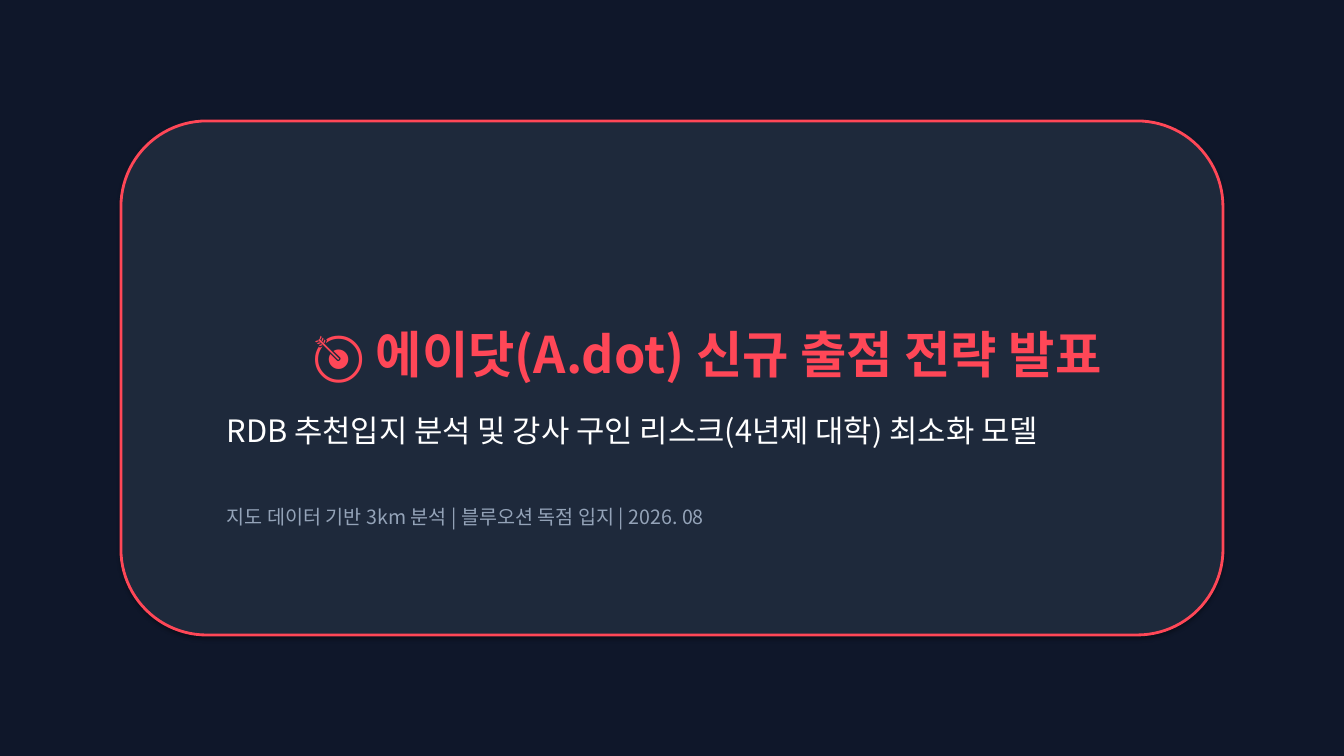
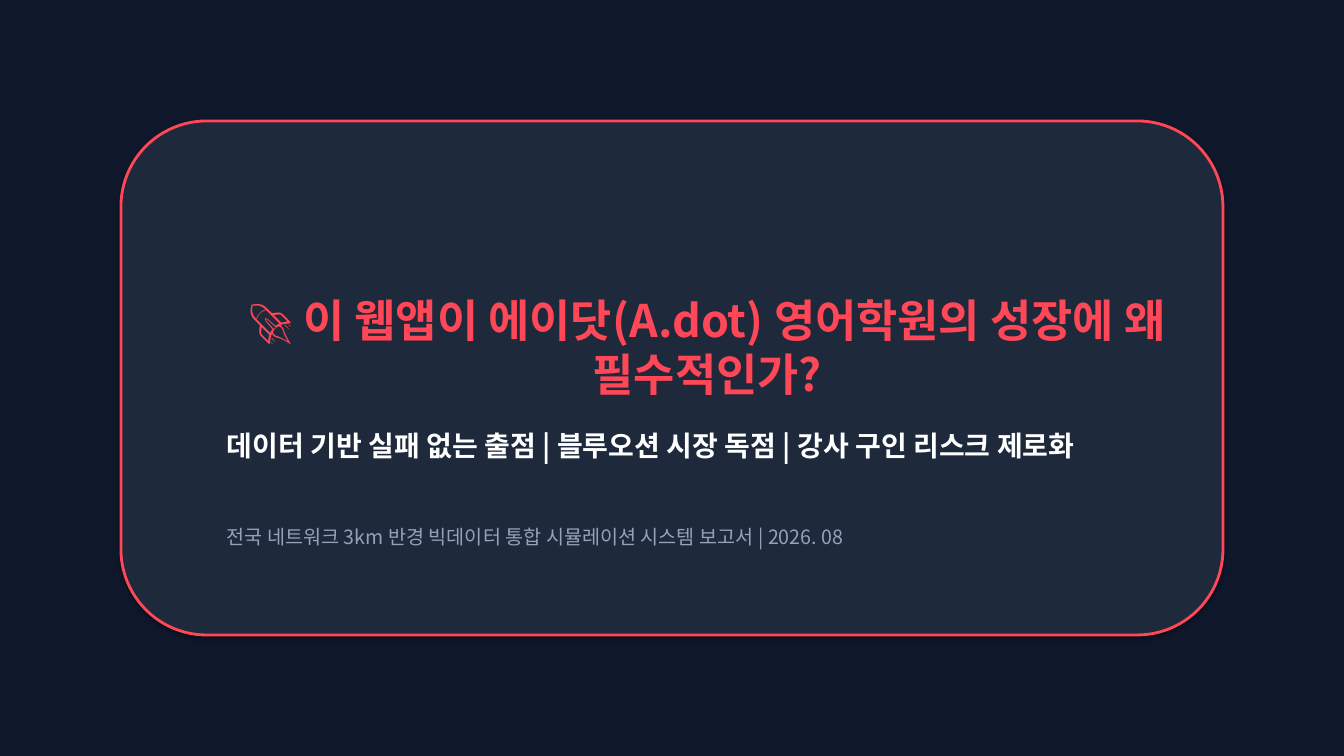
Before and after one commit to adotoperation/adotinformationmap, a slide deck: slide 1 of adot_expansion_presentation.pptx. Drawn at 1344x756 pixels with LibreOffice and Linux fonts; fonts in the diff are those of the drawing. Boxes give left, top, right and bottom in pixels: in the first picture for what was removed or moved away, otherwise in the second. Text is boxed around its words. In the diff, an @@ line names an element or a change of style, - is before the commit and + after.

```diff
--- a/adot_expansion_presentation.pptx
+++ b/adot_expansion_presentation.pptx
@@ text in rounded rectangle at [227, 299, 1165, 546]: text changed; size 22 to 14 pt; text colour #FFFFFF to #94A3B8; bold on @@
-🎯 에이닷(A.dot) 신규 출점 전략 발표
-RDB 추천입지 분석 및 강사 구인 리스크(4년제 대학) 최소화 모델
-지도 데이터 기반 3km 분석 | 블루오션 독점 입지 | 2026. 08
+🚀 이 웹앱이 에이닷(A.dot) 영어학원의 성장에 왜 필수적인가?
+데이터 기반 실패 없는 출점 | 블루오션 시장 독점 | 강사 구인 리스크 제로화
+전국 네트워크 3km 반경 빅데이터 통합 시뮬레이션 시스템 보고서 | 2026. 08
```
Also in this commit, not shown: 3 other slides changed, 1 slide added, 1 slide removed, 1 other file.
